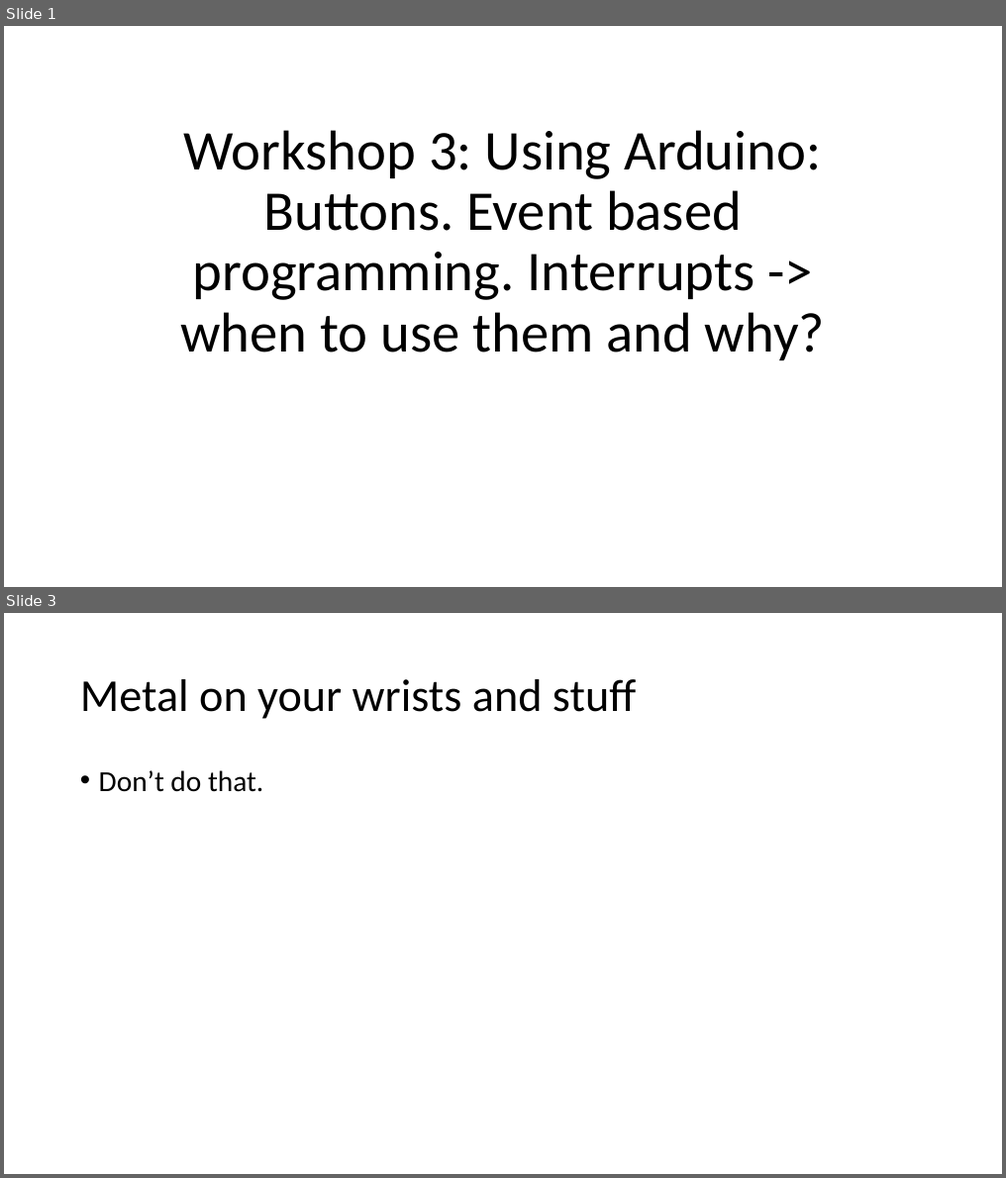
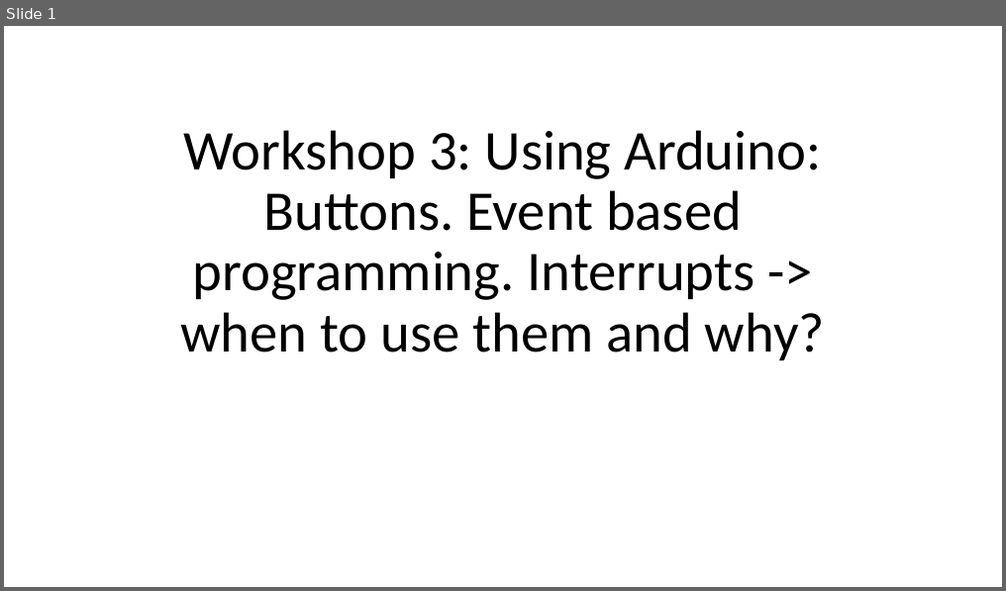
Before and after one commit to Runtime-Learner/McGill-BattleBots-Club, a slide deck: ECSE/Workshop-3/workshop3.pptx. Shown one above the other, each under a label of ours: slides 1 and 3 before the commit, slide 1 after it; the slides between them are not shown. The pictures are 1006x1178 and 1006x591 pixels, drawn with LibreOffice and Linux fonts; fonts in the diff are those of the drawing. Boxes give left, top, right and bottom in pixels: in the first picture for what was removed or moved away, otherwise in the second. Text is boxed around its words. In the diff, an @@ line names an element or a change of style, - is before the commit and + after.

```diff
--- a/ECSE/Workshop-3/workshop3.pptx
+++ b/ECSE/Workshop-3/workshop3.pptx
@@ slide 3 removed at box(4, 613, 1002, 1174), background #FFFFFF @@
@@ title removed at box(80, 679, 636, 719) @@
-Metal on your wrists and stuff
@@ text removed at box(99, 770, 263, 792) @@
-• Don’t do that.
```
Also in this commit, not shown: 1 slide changed, 2 slides added, 4 other files.
